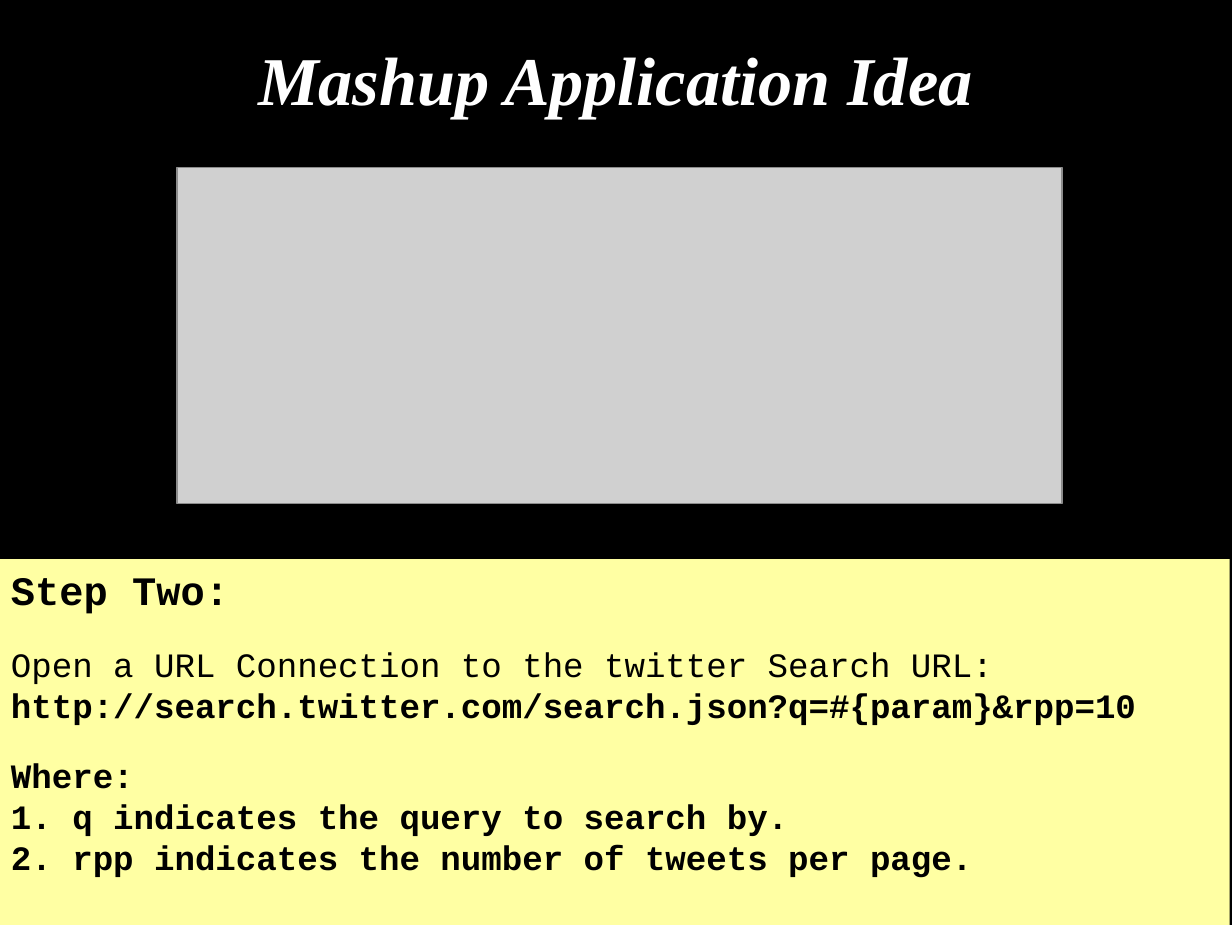
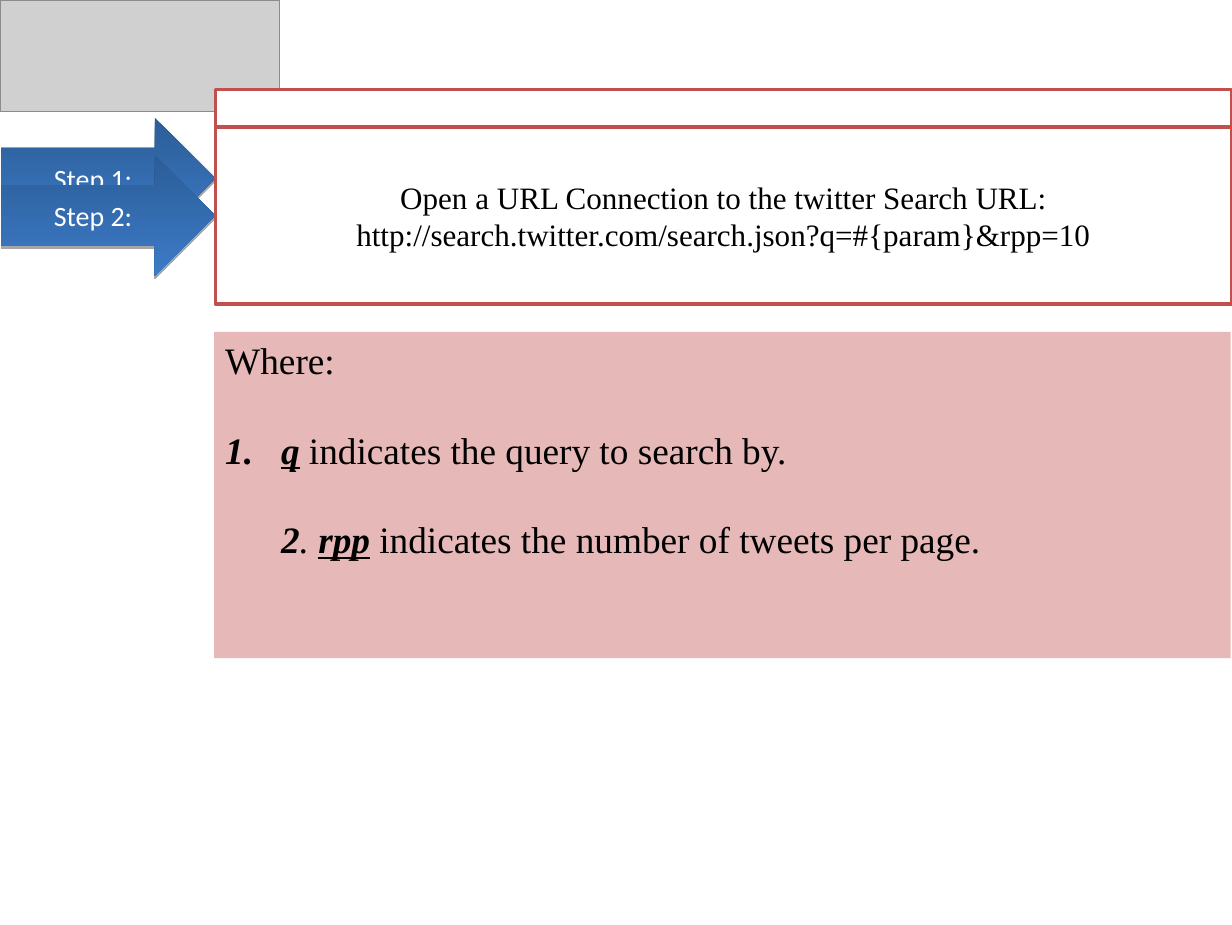
Before and after one commit to demo007/mashups4jsf, a slide deck: slide 23 of overview-architecture/JavaOne-2010/S314070_BURNS_SALEH_MASHUPS.odp (slide 21 before the commit). Drawn at 1232x925 pixels with LibreOffice and Linux fonts; fonts in the diff are those of the drawing; grey boxes stand for pictures. Boxes give left, top, right and bottom in pixels: in the first picture for what was removed or moved away, otherwise in the second. Text is boxed around its words. In the diff, an @@ line names an element or a change of style, - is before the commit and + after.

Commit message:
modifying the styles.

```diff
--- a/overview-architecture/JavaOne-2010/S314070_BURNS_SALEH_MASHUPS.odp
+++ b/overview-architecture/JavaOne-2010/S314070_BURNS_SALEH_MASHUPS.odp
@@ background #000000 to #FFFFFF @@
@@ picture: place and size @@
-picture at [177, 168, 1062, 503]
+picture at [0, 0, 279, 112]
@@ title removed at [61, 1, 1171, 155] @@
-Mashup Application Idea
@@ rectangle added at [216, 89, 1232, 285], fill #FFFFFF, outline #C0504D 2.01 pt, 20 pt, text #000000 @@
+Go to the Twitter API documentation site for getting the REST search URL and search parameters:
+http://apiwiki.twitter.com/Twitter-API-Documentation
@@ freeform shape added at [1, 117, 216, 238], fill gradient #2C5D98 to #3C7BC7, 18 pt, text #FFFFFF @@
+Step 1:
@@ rectangle added at [216, 127, 1232, 304], fill #FFFFFF, outline #C0504D 2.01 pt, 20 pt, text #000000 @@
+Open a URL Connection to the twitter Search URL:
+http://search.twitter.com/search.json?q=#{param}&rpp=10
@@ freeform shape added at [1, 155, 216, 276], fill gradient #2C5D98 to #3C7BC7, 18 pt, text #FFFFFF @@
+Step 2:
@@ rectangle "Where:": place and size @@
-rectangle "Where:" at [0, 559, 1230, 925]
+rectangle "Where:" at [215, 332, 1231, 658]
@@ rectangle "Where:" at [215, 332, 1231, 658]: fill #FFFFA3 to #E6B9B8 @@
@@ text in rectangle at [225, 348, 981, 561]: size 22 to 24 pt, font Courier New to Times New Roman in "Where:", "2. rpp indicates the number of tweets ..."; bold off in "Where:", "2. indicates the number of tweets per ..."; italic on in "2. rpp"; underline on in "rpp" @@
@@ text in rectangle at [281, 438, 786, 471]: text changed; size 22 to 24 pt; font Courier New to Times New Roman; bold off @@
-1. q indicates the query to search by.
+1. q indicates the query to search by.
@@ text in rectangle at [11, 578, 1136, 725]: paragraphs removed @@
-Step Two:
-Open a URL Connection to the twitter Search URL:
-http://search.twitter.com/search.json?q=#{param}&rpp=10
```
Also in this commit, not shown: 8 other slides changed, 5 slides added, 1 slide removed.
